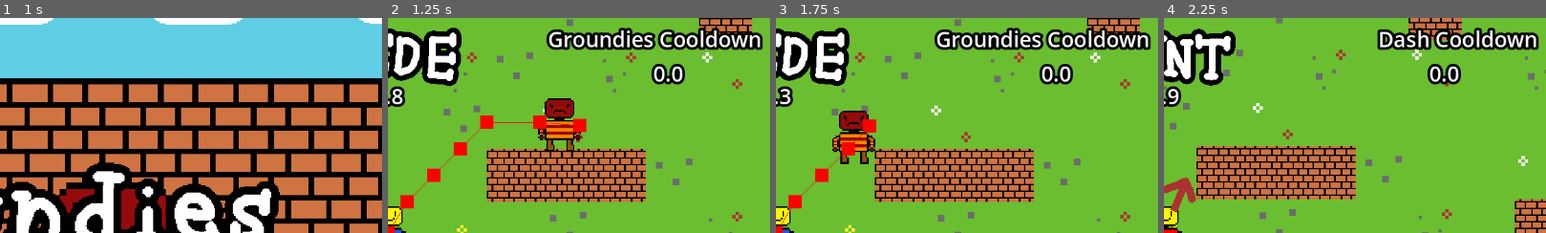
Above: before the commit, frames 1-4 (left to right).
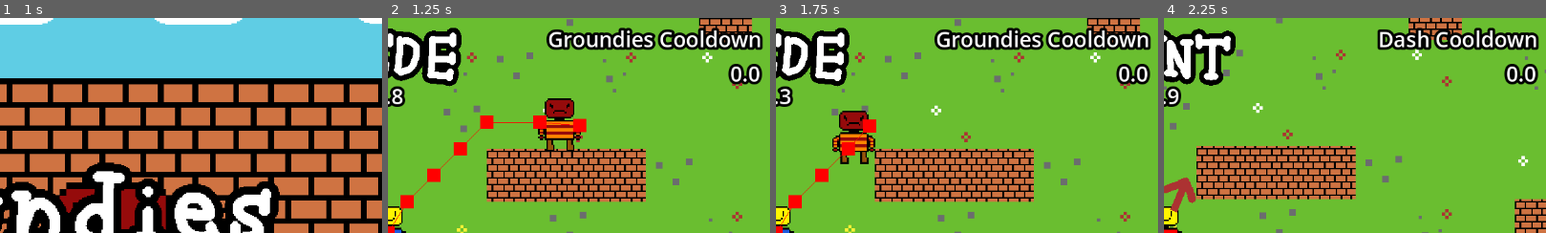
Above: after the commit, the same moments.

Repository: LegoMaster7001/fargo-game-jam-2025
Game: Godot game, scene res://Scenes/main_menu.tscn
The game is run twice, just before and just after one commit, with the same random seed, the same clock (stepped at 60 frames per second) and the same inputs. Sound files missing from this copy of the repository are replaced by a short silence.
Inputs:
- Up to frame 1 (1 s): tap Enter at 0.5 s; hold Right (ui_right) from 0.53 s (still down); hold Space (call_groundies) from 0.53 s (still down)
- Up to frame 2 (1.25 s): keep holding Right (ui_right); keep holding Space (call_groundies)
- Up to frame 3 (1.75 s): release Right (ui_right) at 1.28 s; release Space (call_groundies) at 1.28 s; hold Down (ui_down) from 1.28 s (still down); tap E at 1.35 s
- Up to frame 4 (2.25 s): release Down (ui_down) at 2.03 s; hold Right (ui_right) from 2.03 s (still down); hold Space (call_groundies) from 2.03 s (still down)
The pictures show only the part of the screen within x 50-100%, y 0-50%; the shares and areas given below are measured in that part.

Frame 1 is identical in both runs. In frame 2, 1.5% of the frame differs, in the area x 68-98%, y 21-32%; in frame 3, 1.5%; in frame 4, 1.5%.

Commit message:
right aligned wall

Diff:
--- a/Scenes/hud.tscn
+++ b/Scenes/hud.tscn
@@ -99,9 +99,9 @@
 anchors_preset = 5
 anchor_left = 0.5
 anchor_right = 0.5
-offset_left = 400.0
+offset_left = 516.0
 offset_top = 61.0
-offset_right = 445.0
+offset_right = 561.0
 offset_bottom = 106.0
 grow_horizontal = 2
 text = "0.0"
